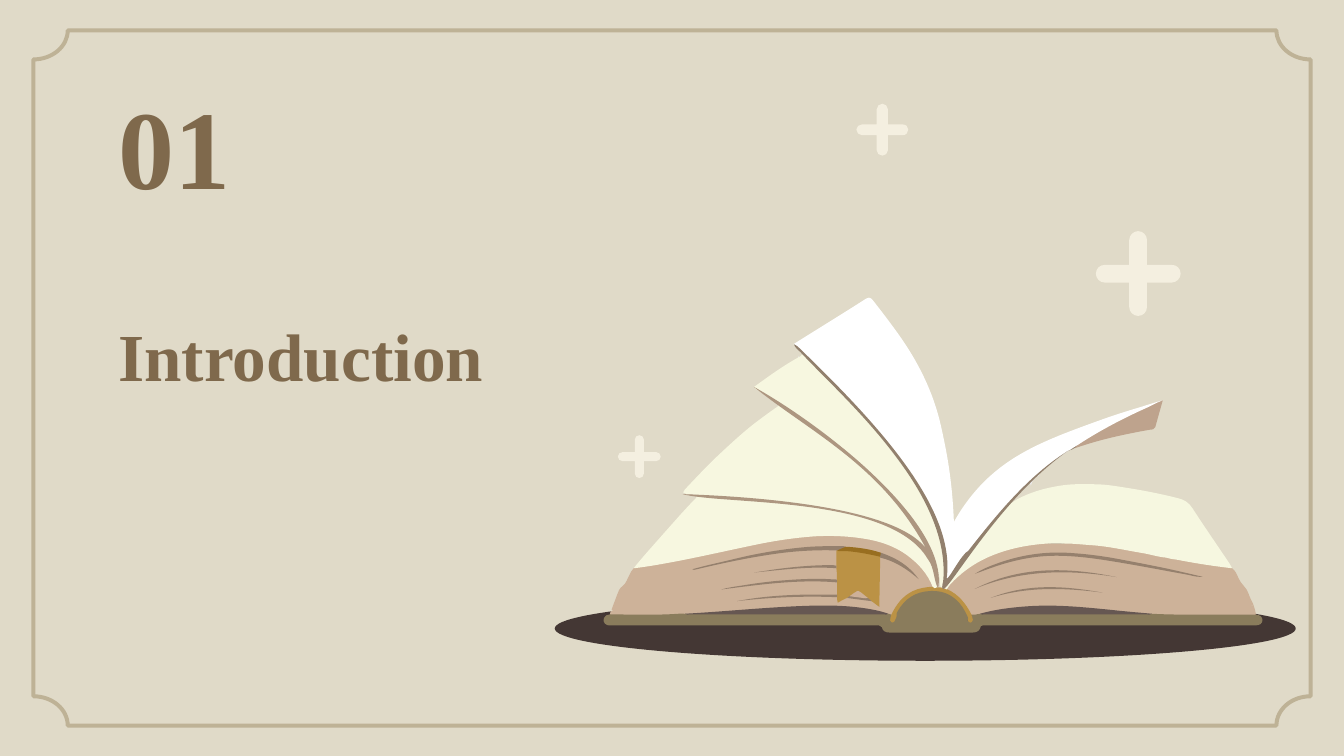
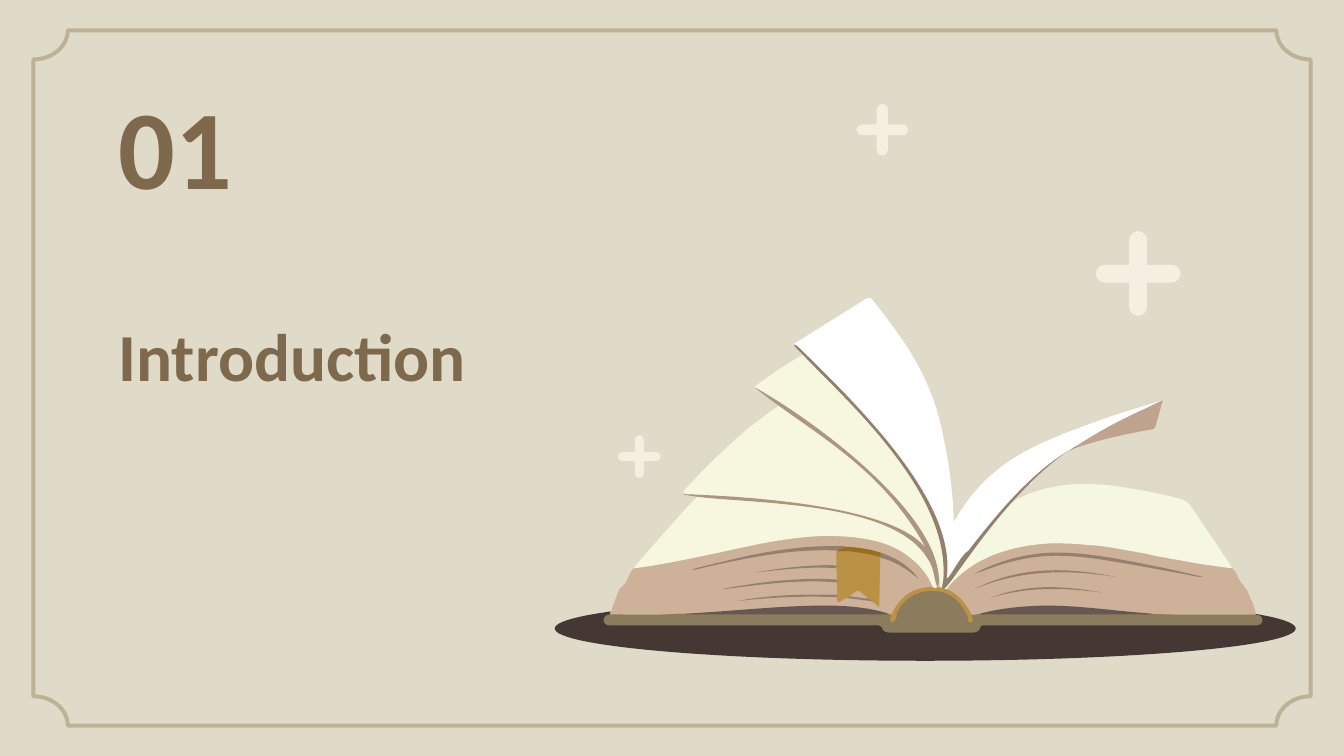
Before and after one commit to nguyenthanhnam2901/Librarymobile, a slide deck: slide 4 of Library.pptx. Drawn at 1344x756 pixels with LibreOffice and Linux fonts; fonts in the diff are those of the drawing; background and template pictures are left out. Boxes give left, top, right and bottom in pixels: in the first picture for what was removed or moved away, otherwise in the second. Text is boxed around its words. In the diff, an @@ line names an element or a change of style, - is before the commit and + after.

```diff
--- a/Library.pptx
+++ b/Library.pptx
@@ title "01" at (118,115,231,190): font Times New Roman to Calibri @@
@@ title "Introduction" at (118,334,465,382): font Times New Roman to Calibri @@
```
Also in this commit, not shown: 14 other slides changed, 6 slides added, 2 slides removed.
